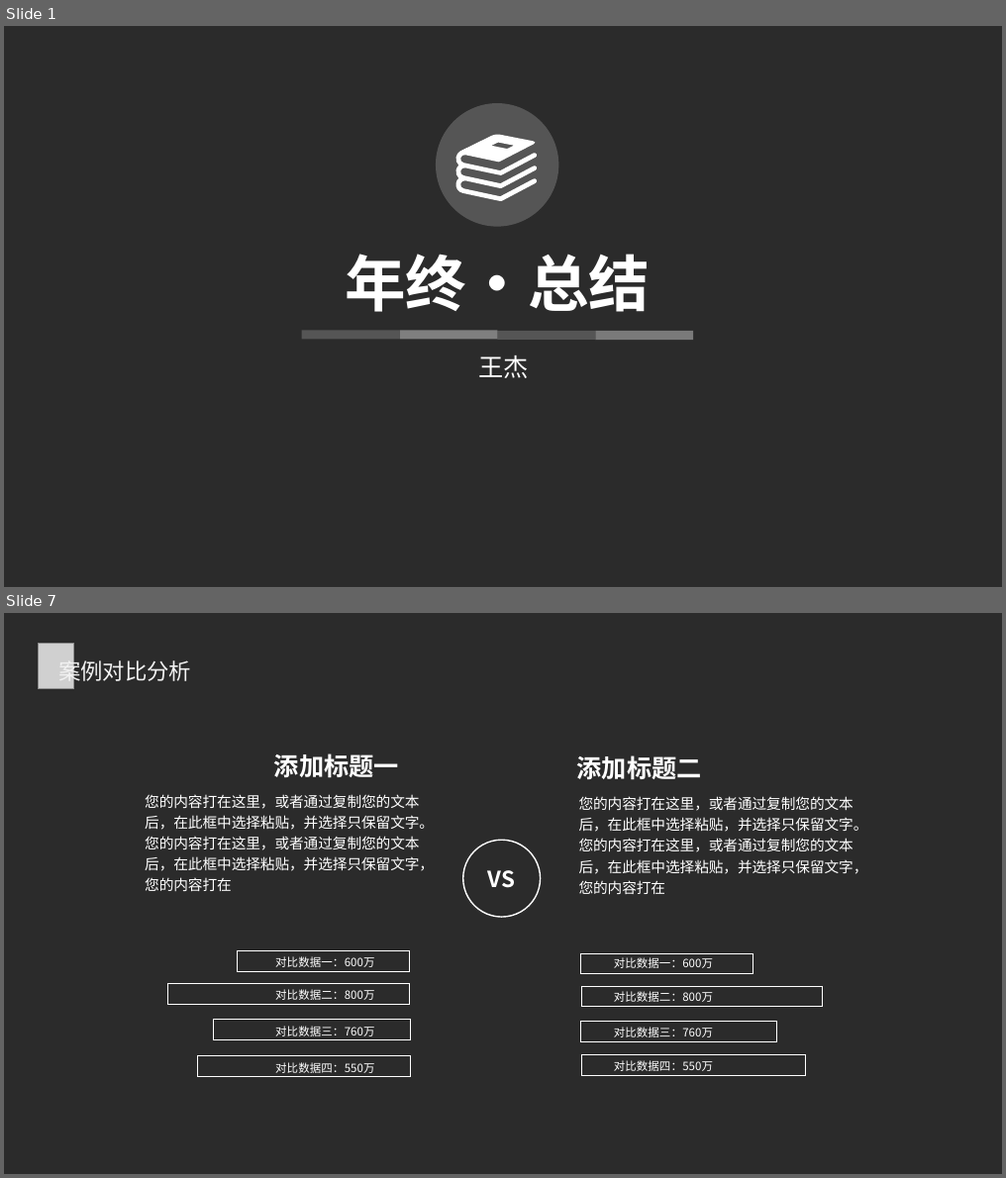
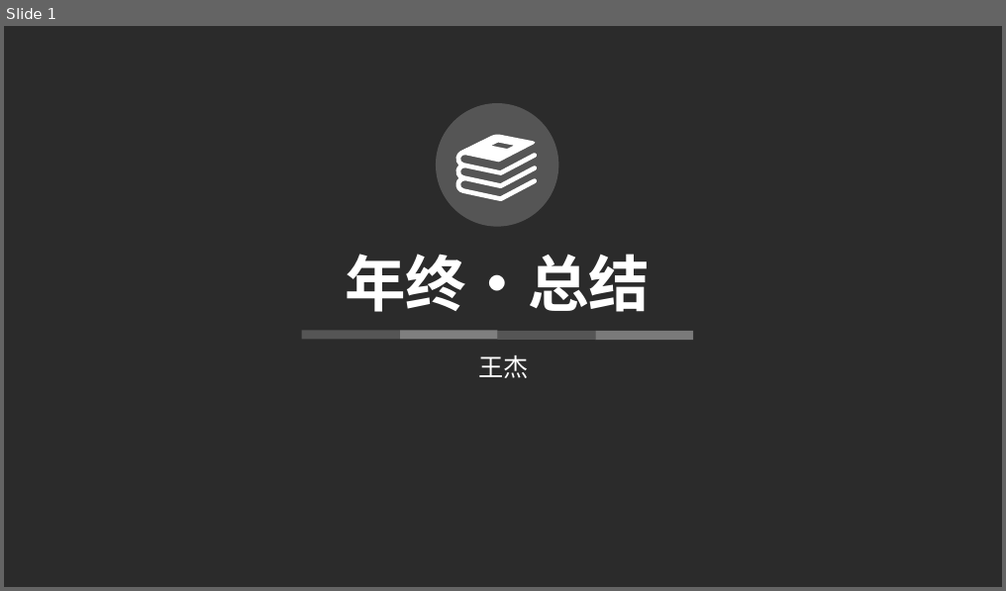
Before and after one commit to windright/ml_refer, a slide deck: 202001/年终总结.pptx. Shown one above the other, each under a label of ours: slides 1 and 7 before the commit, slide 1 after it; the slides between them are not shown. The pictures are 1006x1178 and 1006x591 pixels, drawn with LibreOffice and Linux fonts; fonts in the diff are those of the drawing; grey boxes stand for pictures; background and template pictures are left out; a plain dark background stands for a picture behind light text. Boxes give left, top, right and bottom in pixels: in the first picture for what was removed or moved away, otherwise in the second. Text is boxed around its words. In the diff, an @@ line names an element or a change of style, - is before the commit and + after.

```diff
--- a/202001/年终总结.pptx
+++ b/202001/年终总结.pptx
@@ slide 7 removed at box(4, 613, 1002, 1174), background picture (left out) @@
@@ picture removed at box(38, 643, 74, 688) @@
@@ text removed at box(58, 658, 191, 685) @@
-案例对比分析
@@ text removed at box(274, 754, 399, 778) @@
-添加标题一
@@ text removed at box(577, 756, 702, 780) @@
-添加标题二
@@ text removed at box(145, 794, 434, 891) @@
-您的内容打在这里，或者通过复制您的文本后，在此框中选择粘贴，并选择只保留文字。您的内容打在这里，或者通过复制您的文本后，在此框中选择粘贴，并选择只保留文字，您的内容打在
@@ text removed at box(579, 796, 868, 895) @@
-您的内容打在这里，或者通过复制您的文本后，在此框中选择粘贴，并选择只保留文字。您的内容打在这里，或者通过复制您的文本后，在此框中选择粘贴，并选择只保留文字，您的内容打在
@@ ellipse removed at box(463, 840, 540, 916) @@
-VS
@@ group removed at box(167, 951, 410, 1077): 4 rectangles, 4 texts @@
-对比数据一：600万
-对比数据二：800万
-对比数据三：760万
-对比数据四：550万
@@ group removed at box(580, 954, 823, 1076): 4 rectangles, 4 texts @@
-对比数据一：600万
-对比数据二：800万
-对比数据三：760万
-对比数据四：550万
```
Also in this commit, not shown: 2 slides changed, 5 slides added, 8 other slides removed.
